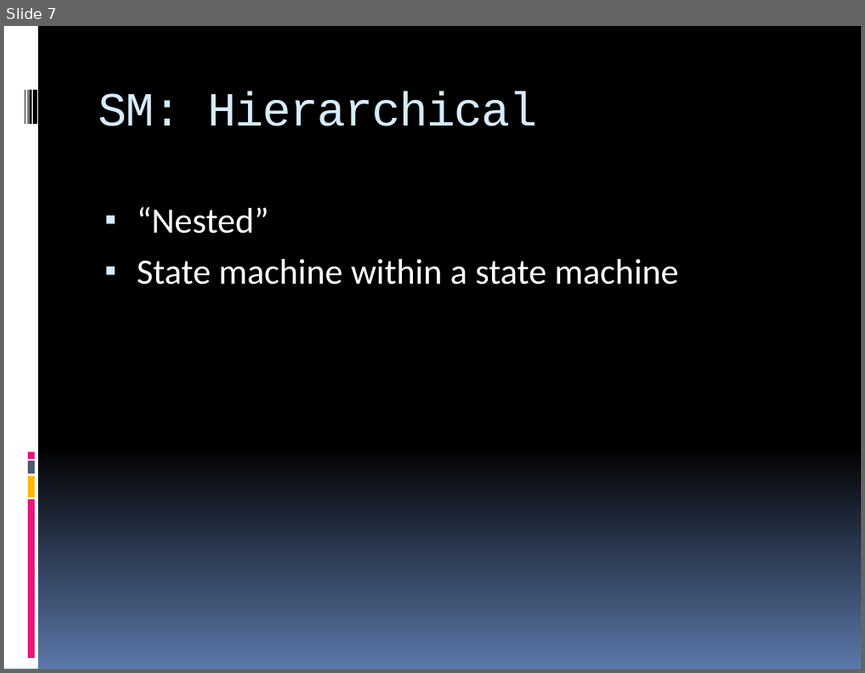
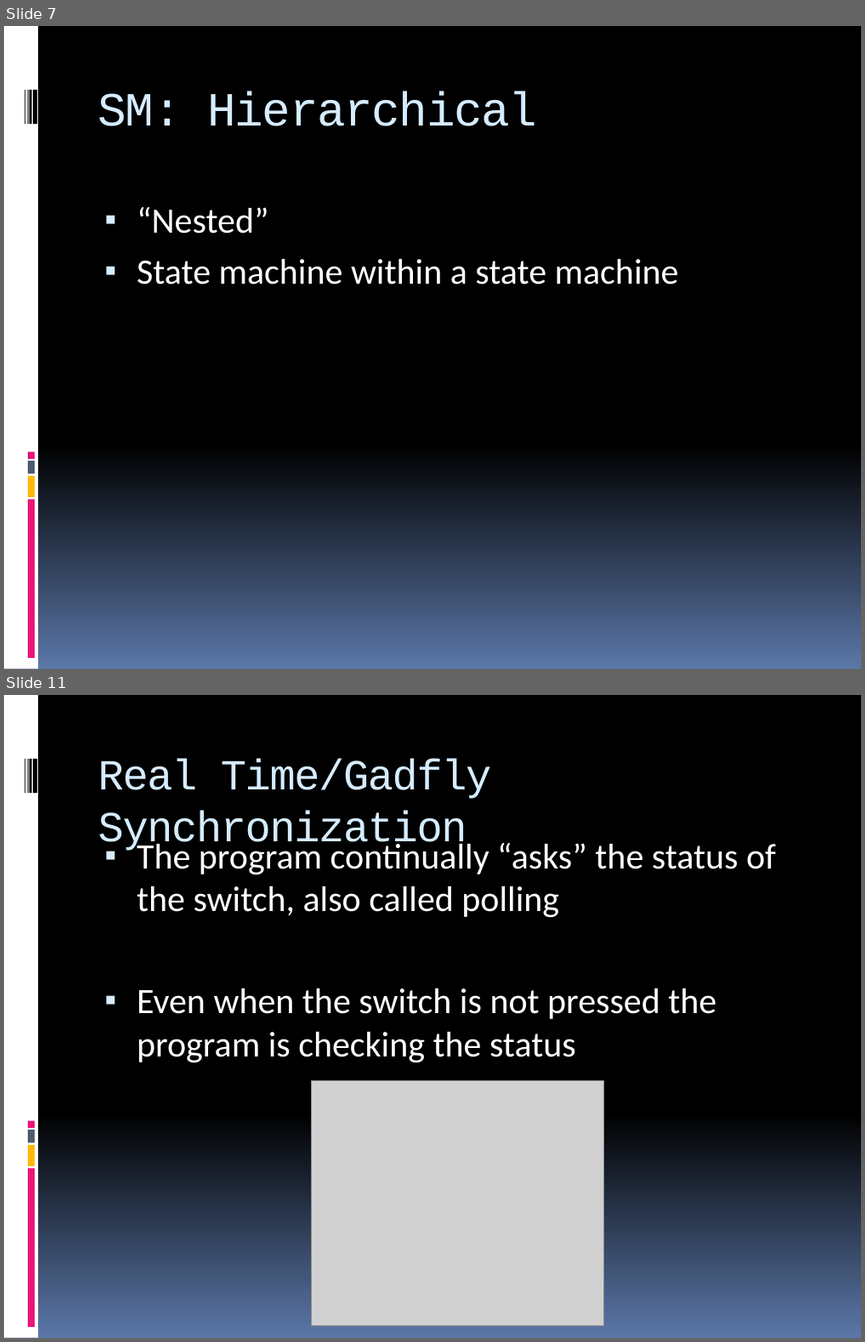
Before and after one commit to Kiefer602/MyTeam, a slide deck: Projects/recap/week5a_recap.pptx. Shown one above the other, each under a label of ours: slide 7 before the commit, slides 7 and 11 after it; the slides between them are not shown. The pictures are 865x673 and 865x1342 pixels, drawn with LibreOffice and Linux fonts; fonts in the diff are those of the drawing; grey boxes stand for pictures. Boxes give left, top, right and bottom in pixels: in the first picture for what was removed or moved away, otherwise in the second. Text is boxed around its words. In the diff, an @@ line names an element or a change of style, - is before the commit and + after.

```diff
--- a/Projects/recap/week5a_recap.pptx
+++ b/Projects/recap/week5a_recap.pptx
@@ slide 11 added at [4, 695, 861, 1338], background gradient #000000 to #5B77A8; not listed: 9 template elements that a slide beside it also shows @@
@@ title added at [98, 759, 492, 853], 36 pt, text #D6ECFF @@
+Real Time/Gadfly Synchronization
@@ text added at [137, 839, 776, 1063], 30 pt, text #FFFFFF @@
+▪ The program continually “asks” the status of the switch, also called polling
+▪ Even when the switch is not pressed the program is checking the status
@@ picture added at [311, 1081, 604, 1326] @@
```
Also in this commit, not shown: 6 other slides added, 1 slide removed.
